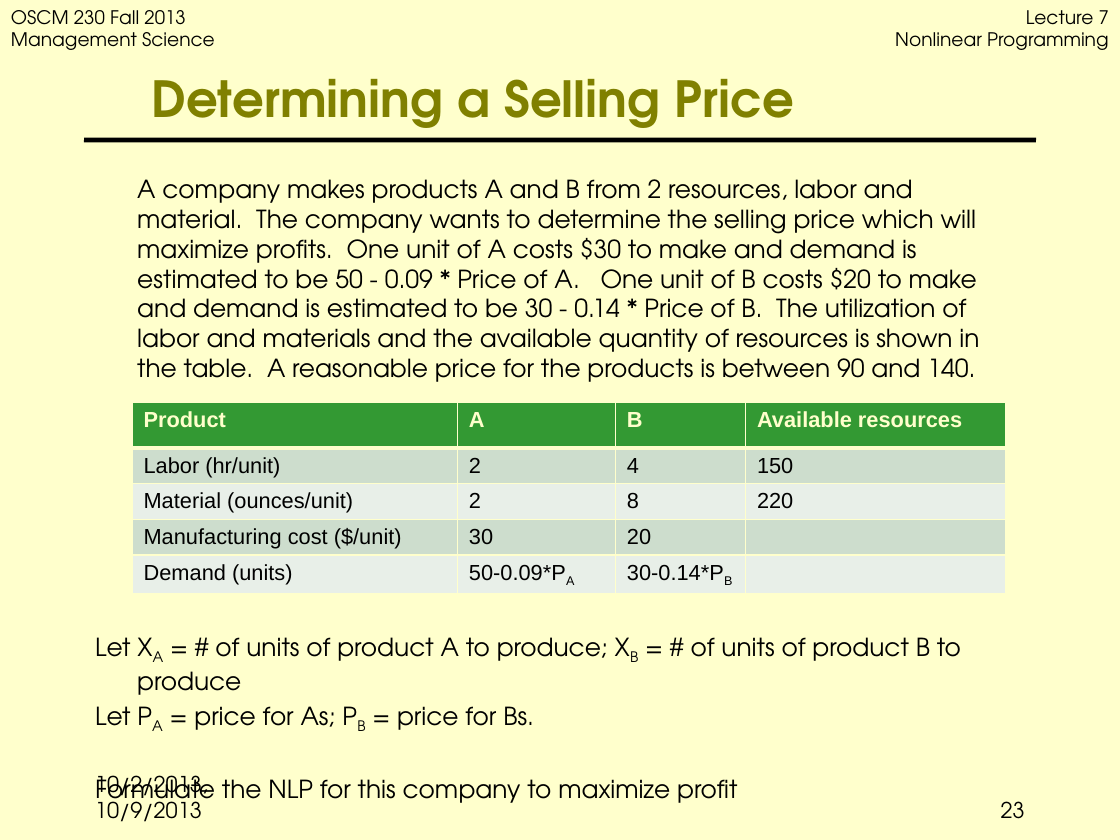
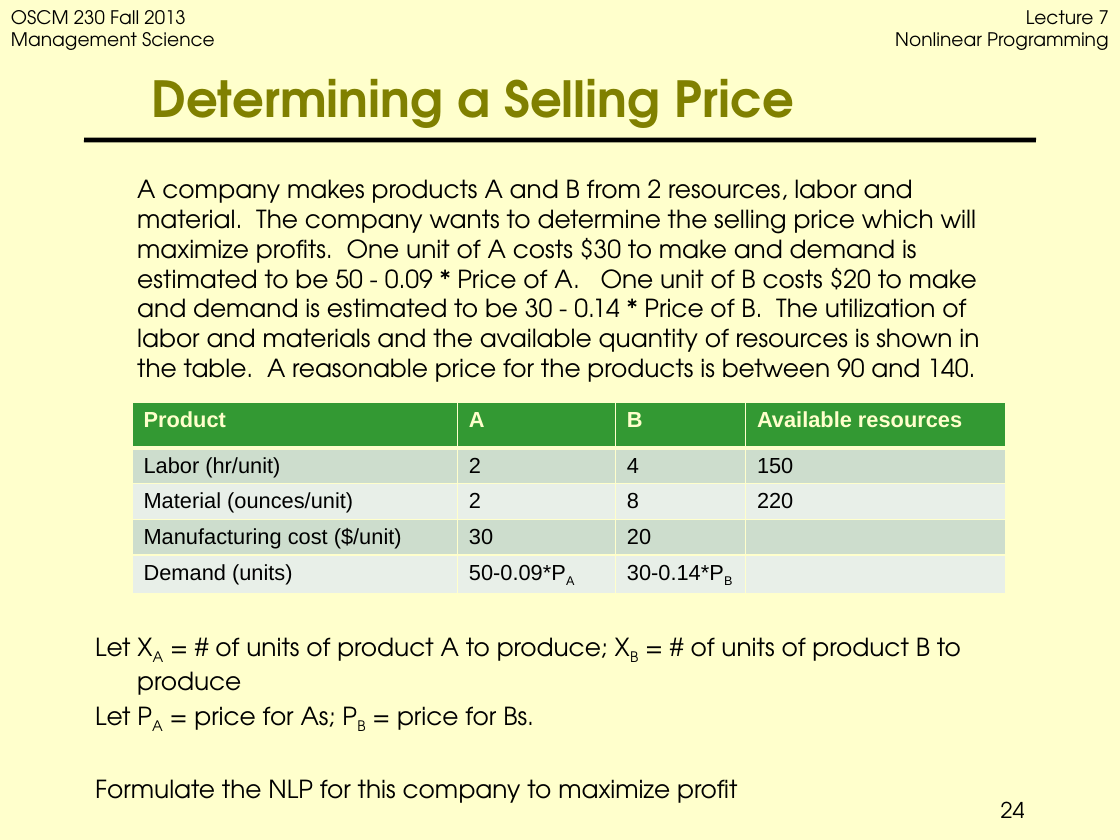
Before and after one commit to jbf232/OSCM230, a slide deck: slide 24 of Fall 2015/Lectures/Lecture 7 Nonlinear programming/Lecture 7 NLP.pptx (slide 23 before the commit). Drawn at 1120x840 pixels with LibreOffice and Linux fonts; fonts in the diff are those of the drawing; background and template pictures are left out. Boxes give left, top, right and bottom in pixels: in the first picture for what was removed or moved away, otherwise in the second. Text is boxed around its words. In the diff, an @@ line names an element or a change of style, - is before the commit and + after.

```diff
--- a/Fall 2015/Lectures/Lecture 7 Nonlinear programming/Lecture 7 NLP.pptx
+++ b/Fall 2015/Lectures/Lecture 7 Nonlinear programming/Lecture 7 NLP.pptx
@@ text removed at [95, 775, 208, 822] @@
-10/2/2013, 10/9/2013
@@ page number at [1001, 801, 1025, 818]: text changed @@
-23
+24
```
Also in this commit, not shown: 2 other slides changed, 1 slide added, 2 other files.
